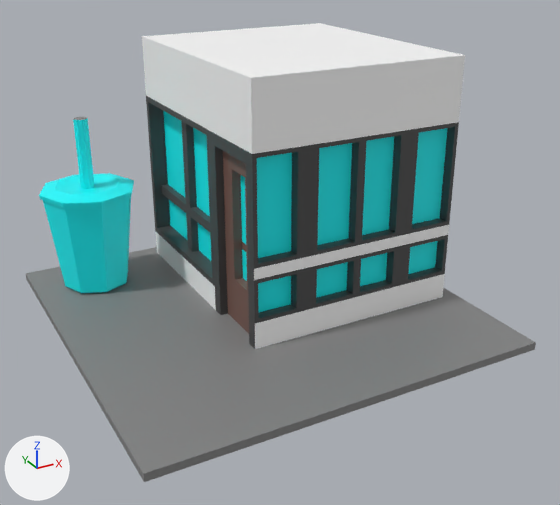
The FBX model Assets/_Project/Art/Mesh/bobaTea.fbx, before and after one commit.
The view is the same before and after, from a camera (50 mm lens) standing at (-1.17, -2.3, 1.19) and looking at (0.03, -0.11, 0.09). Every picture has the same lights, and +X, +Y and +Z are marked at lower left. Where no turn or scale is listed for an object, it has been applied to the vertices.
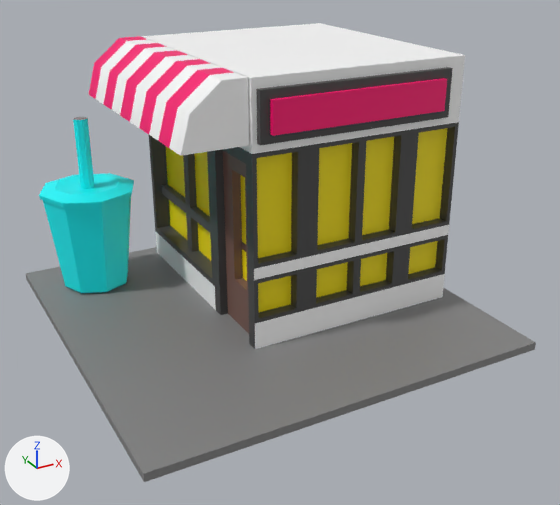
Changed parts and their boxes [x1, y1, x2, y2] in the pictures (560 x 505 px):
```json
{"part": 1, "of": "me_mesh", "change": "added", "after": [256, 67, 453, 145]}
{"part": 2, "of": "me_mesh", "change": "added", "after": [270, 78, 447, 136], "on screen": "pink"}
{"part": 3, "of": "me_mesh", "change": "added", "after": [89, 36, 249, 156]}
{"part": 4, "of": "me_mesh", "change": "recoloured", "before": [165, 128, 447, 312], "after": [165, 128, 447, 312], "on screen": "cyan to yellow"}
```

Edits to the scene script, one JSON object a line:
```json
{"op": "add", "block": "mat_pasted__pink", "code": ["mat_pasted__pink = principled_material('pasted__pink')", "mat_pasted__pink.base_color = (1.0, 0.0, 0.168)  # pink #ff0072"]}
{"op": "add", "block": "mat_white1", "code": ["mat_white1 = principled_material('white1')", "mat_white1.base_color = (1.0, 1.0, 1.0)  # white #ffffff"]}
{"op": "add", "block": "mat_pasted__pinklight", "code": ["mat_pasted__pinklight = principled_material('pasted__pinkLight')", "mat_pasted__pinklight.base_color = (1.0, 0.0, 0.167)  # pink #ff0072"]}
{"op": "add", "block": "mat_light1", "code": ["mat_light1 = principled_material('light1')", "mat_light1.base_color = (1.0, 0.82, 0.0)  # yellow #ffea00"]}
{"op": "add", "block": "mat_black2", "code": ["mat_black2 = principled_material('black2')", "mat_black2.base_color = (0.0649, 0.0649, 0.0649)  # dark grey #484848"]}
{"block": "me_mesh", "where": "# used by ob_pcube71; location = (0.0, 0.0, 0.283)"}
{"op": "remove", "block": "me_mesh", "code": "me_mesh.from_pydata(...)  # 784 vertices, 815 faces; spans x -0.701..0.701, y -0.701..0.701, z -0.466..0.466"}
{"op": "add", "block": "me_mesh", "code": "me_mesh.from_pydata(...)  # 866 vertices, 891 faces; spans x -0.701..0.701, y -0.701..0.701, z -0.466..0.466"}
{"block": "me_mesh", "change": "me_mesh part 1: a new loose piece, a box spanning x -0.141..0.575, y -0.301..-0.195, z 0.268..0.433, in mat_black (dark grey #484848)"}
{"block": "me_mesh", "change": "me_mesh part 2: a new loose piece, a box spanning x -0.107..0.542, y -0.319..-0.222, z 0.297..0.403, in mat_pasted__pinklight (pink #ff0072)"}
{"block": "me_mesh", "change": "me_mesh part 3: a new loose piece of 66 vertices spanning x -0.382..-0.161, y -0.267..0.663, z 0.262..0.465"}
{"block": "me_mesh", "change": "me_mesh part 4: 14 faces spanning x -0.143..0.629, y -0.242..0.626, z -0.326..0.224 switch from mat_glass (cyan #00fbff) to mat_light1 (yellow #ffea00)"}
{"op": "add", "block": "me_mesh", "code": "me_mesh.materials.append(mat_pasted__pink)  # pink #ff0072"}
{"op": "add", "block": "me_mesh", "code": "me_mesh.materials.append(mat_pasted__pinklight)  # pink #ff0072"}
{"op": "add", "block": "me_mesh", "code": "me_mesh.materials.append(mat_white1)  # white #ffffff"}
{"op": "add", "block": "me_mesh", "code": "me_mesh.materials.append(mat_black2)  # dark grey #484848"}
```
